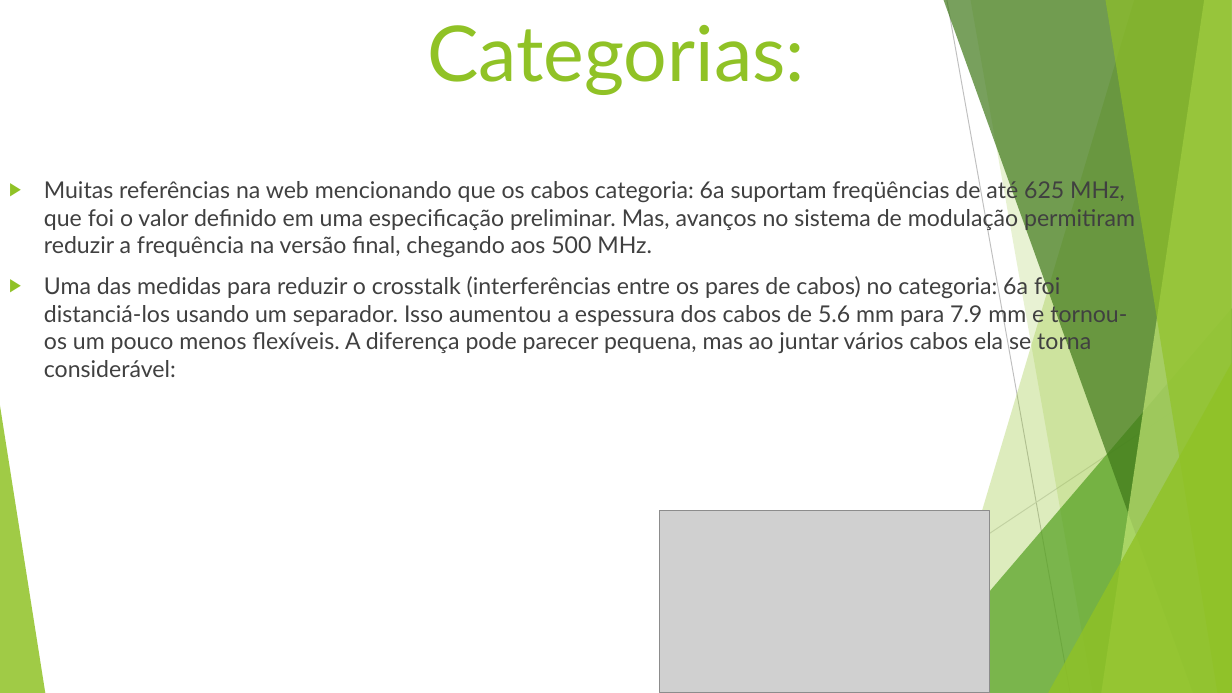
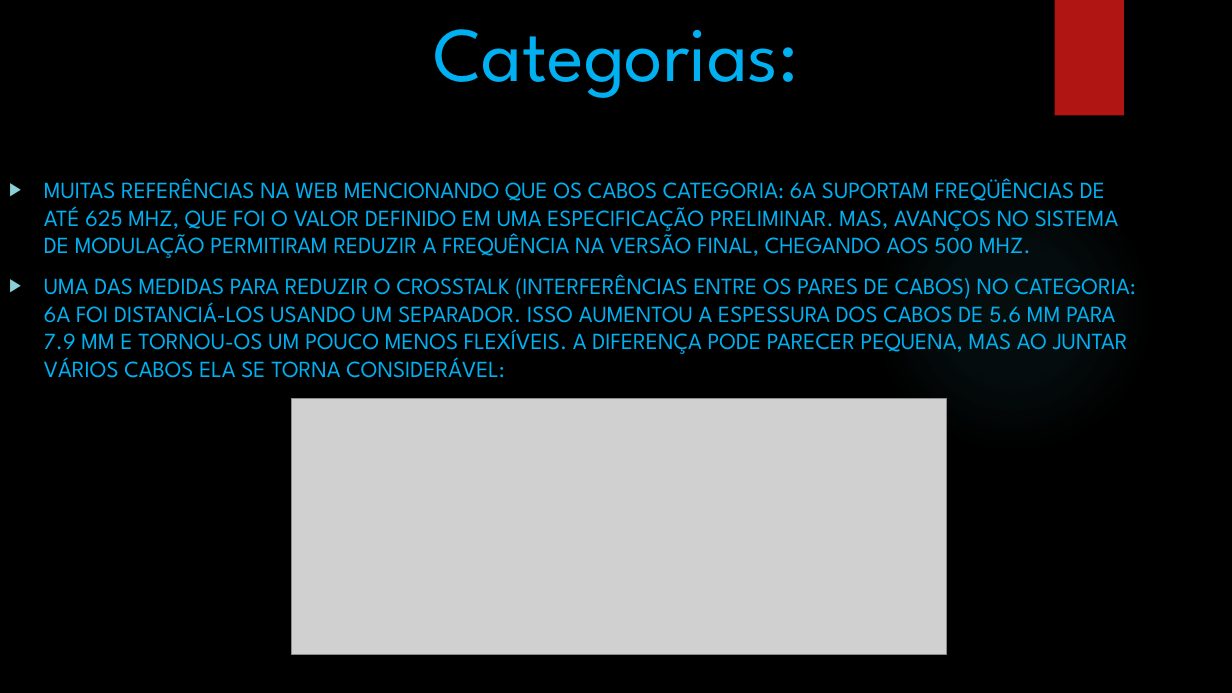
Before and after one commit to luziamartins/luziamartins, a slide deck: slide 8 of 0771-Tipos de Redes-trabalho pratico.pptx. Drawn at 1232x693 pixels with LibreOffice and Linux fonts; fonts in the diff are those of the drawing; grey boxes stand for pictures; background and template pictures are left out. Boxes give left, top, right and bottom in pixels: in the first picture for what was removed or moved away, otherwise in the second. Text is boxed around its words. In the diff, an @@ line names an element or a change of style, - is before the commit and + after.

```diff
--- a/0771-Tipos de Redes-trabalho pratico.pptx
+++ b/0771-Tipos de Redes-trabalho pratico.pptx
@@ background #FFFFFF to picture (left out) @@
@@ title "Categorias:" at <box>433,29,798,98</box>: font Lato to League Spartan, text colour #90C226 to #00B0F0 @@
@@ rectangle added at <box>1055,0,1124,116</box>, fill #B01513 @@
@@ text at <box>44,178,1136,378</box>: text changed; font Lato to League Spartan; text colour #404040 to #00B0F0 @@
-▶ Muitas referências na web mencionando que os cabos categoria: 6a suportam freqüências de até 625 MHz, que foi o valor definido em uma especificação preliminar. Mas, avanços no sistema de modulação permitiram reduzir a frequência na versão final, chegando aos 500 MHz.
-▶ Uma das medidas para reduzir o crosstalk (interferências entre os pares de cabos) no categoria: 6a foi distanciá-los usando um separador. Isso aumentou a espessura dos cabos de 5.6 mm para 7.9 mm e tornou-os um pouco menos flexíveis. A diferença pode parecer pequena, mas ao juntar vários cabos ela se torna considerável:
+▶ MUITAS REFERÊNCIAS NA WEB MENCIONANDO QUE OS CABOS CATEGORIA: 6A SUPORTAM FREQÜÊNCIAS DE ATÉ 625 MHZ, QUE FOI O VALOR DEFINIDO EM UMA ESPECIFICAÇÃO PRELIMINAR. MAS, AVANÇOS NO SISTEMA DE MODULAÇÃO PERMITIRAM REDUZIR A FREQUÊNCIA NA VERSÃO FINAL, CHEGANDO AOS 500 MHZ.
+▶ UMA DAS MEDIDAS PARA REDUZIR O CROSSTALK (INTERFERÊNCIAS ENTRE OS PARES DE CABOS) NO CATEGORIA: 6A FOI DISTANCIÁ-LOS USANDO UM SEPARADOR. ISSO AUMENTOU A ESPESSURA DOS CABOS DE 5.6 MM PARA 7.9 MM E TORNOU-OS UM POUCO MENOS FLEXÍVEIS. A DIFERENÇA PODE PARECER PEQUENA, MAS AO JUNTAR VÁRIOS CABOS ELA SE TORNA CONSIDERÁVEL:
@@ ellipse added at <box>870,169,1154,454</box>, fill gradient #50B9C1 @@
@@ group removed at <box>0,0,1232,693</box>: 5 freeform shapes, 3 triangles, 2 lines @@
@@ picture: place and size @@
-picture at <box>659,510,989,693</box>
+picture at <box>292,398,946,654</box>
```
Also in this commit, not shown: 8 other slides changed, 6 slides added, 15 slides removed.
